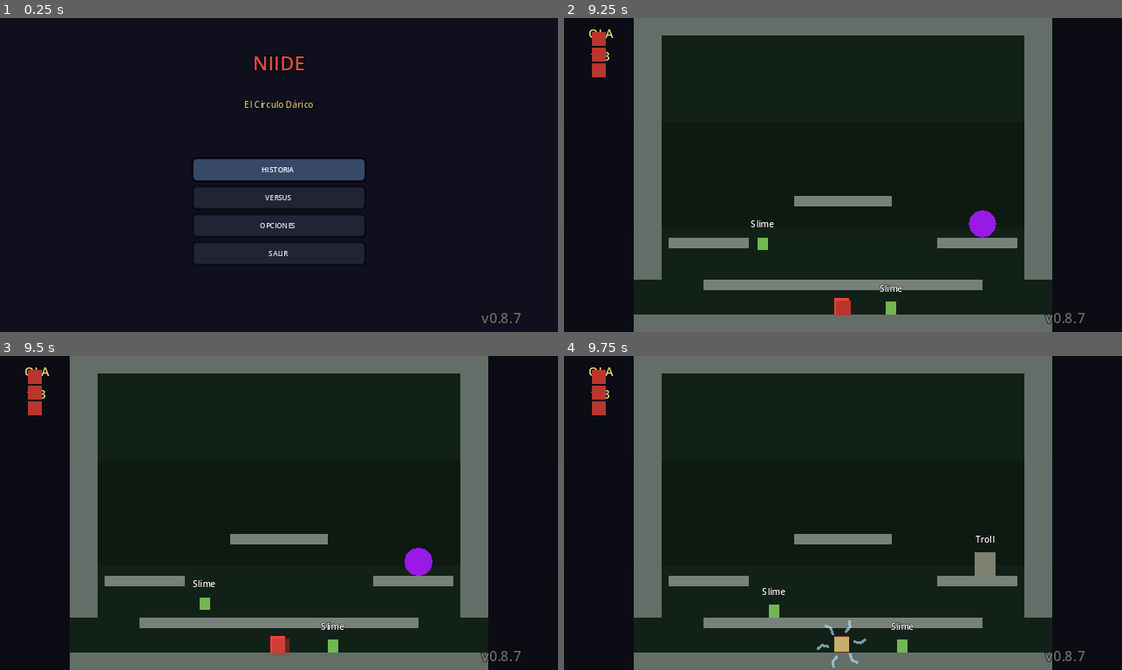
Above: before the commit, frames 1-4 (two rows, left to right).
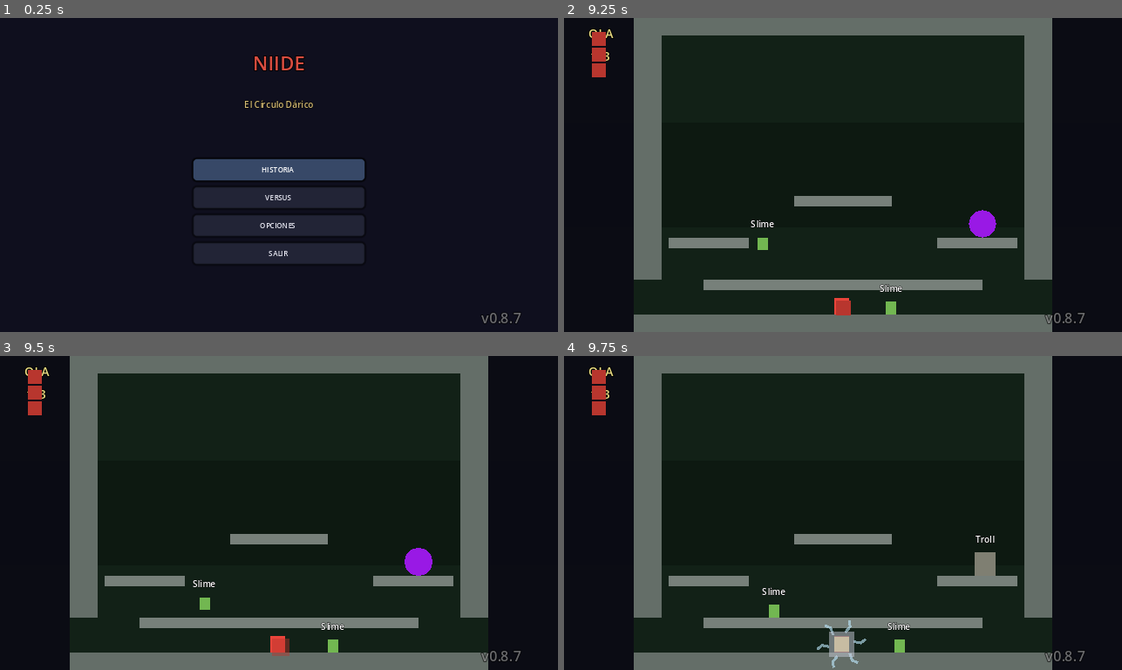
Above: after the commit, the same moments.

Repository: ArtvsMagnvs/MyTowerFall
Game: Godot game, scene res://scenes/ui/MainMenu.tscn
Same seed, same stepped clock (60 frames per second), same inputs: the game is played once before the commit and once after it.
Inputs (mouse positions are in pixels of both pictures, inside the frame that each line leads up to):
- Up to frame 1 (0.25 s): no input
- Up to frame 2 (9.25 s): click "HISTORIA" at 0.5 s; tap Enter at 1.25, 3.5, 3.6, 8.1 s; move the mouse to (965, 159) at 1.27 s; hold D (p1_right) 1.28-2.78 s; tap Shift (p1_dash) at 1.35, 5.85 s; click (965, 159) at 1.42 s; tap Space at 1.52, 2.27, 2.75, 3.77, 4.52, 5, 5.27, 6.77, 7.52, 8.27 s; move the mouse to (731, 190) at 2.02 s; tap Q at 2.1, 6.6 s; move the mouse to (898, 105) at 2.77 s; hold A (p1_left) 2.78-3.53 s; tap E at 2.85, 7.35 s; move the mouse to (815, 237) at 3.52 s; hold D (p1_right) 3.53-5.03 s; click (815, 237) at 3.67 s; move the mouse to (1010, 222) at 4.27 s; tap K at 4.35, 8.85 s; move the mouse to (675, 127) at 5.02 s; hold A (p1_left) 5.03-5.78 s; tap L at 5.1 s; move the mouse to (870, 175) at 5.77 s; hold D (p1_right) 5.78-6.53 s; click (870, 175) at 5.92 s; move the mouse to (759, 96) at 6.52 s; hold A (p1_left) 6.53-8.03 s; move the mouse to (965, 159) at 7.27 s; move the mouse to (731, 190) at 8.02 s; hold D (p1_right) from 8.03 s (still down); click (731, 190) at 8.17 s; move the mouse to (898, 105) at 8.77 s
- Up to frame 3 (9.5 s): keep holding D (p1_right)
- Up to frame 4 (9.75 s): keep holding D (p1_right); move the mouse to (815, 575) at 9.52 s; tap L at 9.6 s

Frames 1-3 are identical in both runs. In frame 4, 0.5% of the frame differs, in the area x 47-63%, y 84-96%.
Error before the commit: Invalid call. Nonexistent function 'respawn_with_visual_state' in base 'CharacterBody2D (WarriorPlayer)'. (res://scripts/ui/StoryMatch.gd:199)

Commit message:
v0.8.7.4.1: fix crash en respawn + split AMMO_INITIAL vs AMMO_START
Bug 1 (CRITICO): crash durante la nueva secuencia de respawn en StoryMatch.
Causa: StoryMatch llamaba a player.respawn_with_visual_state(target, corpse_node)
que NUNCA se implemento en PlayerBase (en VersusMatch se llamaba correctamente
a player.respawn(target)). El error 'Invalid call. Nonexistent function' dejaba
al jugador con is_dead=true para siempre y el sprite desaparecia por estar muerto.
Fix: StoryMatch ahora llama a player.respawn(target). _play_floating_vfx() ya
esta integrado en respawn(), asi que no se pierde el efecto flotando.

Bug 2 (MEDIO): al iniciar partida el jugador tenia 1 flecha (deberia ser 3).
Causa: AMMO_START=1 se usaba para dos contextos (spawn inicial y respawn por
muerte). Ademas _ready() forzaba ammo=AMMO_START.
Fix: split en PlayerBase.gd — AMMO_INITIAL=3 (spawn/inicio ronda), AMMO_START=1
(respawn por muerte). var ammo default AMMO_INITIAL. _ready() asigna AMMO_INITIAL.
respawn(at, ammo_override=AMMO_START). VersusMatch._start_round() pasa AMMO_INITIAL
explícitamente.

V087Test nuevo: 3/3 PASS (spawn inicial=3, respawn sin override=1, respawn con
override AMMO_INITIAL=3). Suite completa: 17/17 PASS.

Version 0.8.7.4 -> 0.8.7.4.1.

Diff:
--- a/project.godot
+++ b/project.godot
@@ -11,7 +11,7 @@
 run/main_scene="res://scenes/ui/MainMenu.tscn"
 config/features=PackedStringArray("4.3", "GL Compatibility")
 config/icon="res://icon.svg"
-config/version="0.8.7.4"
+config/version="0.8.7.4.1"
 
 [autoload]
 
--- a/scripts/characters/PlayerBase.gd
+++ b/scripts/characters/PlayerBase.gd
@@ -42,9 +42,12 @@
 var frozen := false
 
 # Munición universal de proyectiles
-var ammo: int = 1   # V0.8.7.4: default 3 → 1 (consistente con AMMO_START)
+# V0.8.7.4.1: split — AMMO_INITIAL = 3 al spawnear por primera vez (o al inicio de cada
+# ronda en Versus); AMMO_START = 1 al revivir tras morir+gema de vida.
 const AMMO_MAX := 5
-const AMMO_START := 1   # V0.8.7.4: 3 → 1 (al revivir se obtiene solo 1 flecha)
+const AMMO_INITIAL := 3   # al spawnear / al inicio de cada ronda
+const AMMO_START := 1     # al revivir tras muerte (gema de vida)
+var ammo: int = AMMO_INITIAL   # default = 3 al instanciar el personaje
 
 # Vidas (modo Versus) — V0.2 punto 11
 var lives := 4
@@ -95,7 +98,10 @@
 	add_to_group("debuggable")
 	body_size *= ENTITY_SCALE
 	stats = _load_stats()
-	ammo = AMMO_START
+	# V0.8.7.4.1: ammo inicial = AMMO_INITIAL (3) — el default de la var ya es 3, pero lo
+	# reaffirmamos aquí por claridad. Si el spawner quiere otro valor (ej. VersusMatch
+	# inicio de ronda), puede pasar override a respawn() o setear ammo directamente.
+	ammo = AMMO_INITIAL
 	collision_layer = L_PLAYER_BODY | L_STOMP_BODY   # stompable (V0.5.1)
 	# V0.8.2 B-1: el jugador colisiona con otros jugadores y con los monstruos SÓLIDOS
 	# (Slime/Troll/Murciélago). El Espectro no lleva L_MONSTER_SOLID → es atravesable.
@@ -717,12 +723,14 @@
 ## Reaparición con invulnerabilidad/parpadeo y onda expansiva (V0.2 punto 11).
 ## V0.8.7.4: aplica un efecto "flotando" durante la onda expansiva (sutil Y offset + brillo)
 ## como placeholder de la animación única que llegará con el pixel art.
-func respawn(at: Vector2) -> void:
+## V0.8.7.4.1: ammo_override opcional — al inicio de ronda/spawn inicial se pasa
+## AMMO_INITIAL (3); al revivir tras muerte se usa el default AMMO_START (1).
+func respawn(at: Vector2, ammo_override: int = AMMO_START) -> void:
 	global_position = at
 	is_dead = false
 	is_attacking = false
 	velocity = Vector2.ZERO
-	ammo = AMMO_START
+	ammo = ammo_override
 	state = State.IDLE
 	_last_wall_jumped = WallSide.NONE
 	_wall_hang_used = false
--- a/scripts/ui/StoryMatch.gd
+++ b/scripts/ui/StoryMatch.gd
@@ -194,9 +194,9 @@
 		ball.queue_free()
 		if is_instance_valid(aura): aura.queue_free()
 		_play_mini_charge(target)
-		# Paso 4: respawn del jugador en target. Pasa el corpse (si existe) a la onda
-		# para que PlayerBase pueda aplicar la animación "flotando mientras ocurre la onda".
-		player.respawn_with_visual_state(target, corpse_node if is_instance_valid(corpse_node) else null))
+		# V0.8.7.4 fix: respawn() estándar — _play_floating_vfx() ya está incluido.
+		if is_instance_valid(player):
+			player.respawn(target))
 
 ## V0.8.7.4: mini-carga con rayos eléctricos decorativos (0.5s) en `target`.
 ## Dos elementos visuales: anillo de rayos zigzagueantes que rota + pulso circular.
--- a/scripts/ui/VersusMatch.gd
+++ b/scripts/ui/VersusMatch.gd
@@ -42,8 +42,11 @@
 	var spawns := _level.player_spawns()
 	_p1.lives = PlayerBase.LIVES_MAX
 	_p2.lives = PlayerBase.LIVES_MAX
-	_p1.respawn(spawns[0])
-	_p2.respawn(spawns[1 % spawns.size()])
+	# V0.8.7.4.1: al inicio de cada ronda ambos jugadores arrancan con AMMO_INITIAL (3).
+	# Si mueren durante la ronda y se reviven con gema, obtienen solo AMMO_START (1)
+	# vía _respawn_player → player.respawn() sin override.
+	_p1.respawn(spawns[0], PlayerBase.AMMO_INITIAL)
+	_p2.respawn(spawns[1 % spawns.size()], PlayerBase.AMMO_INITIAL)
 	_hud.set_versus(GameManager.p1_wins, GameManager.p2_wins, GameManager.rounds_to_win)
 	_update_lives_hud()
 	_hud.show_banner("¡LISTOS!", 1.0)
--- /dev/null
+++ b/tests/V087Test.gd
@@ -0,0 +1,70 @@
+extends Node
+## V087Test — Verifica la separación AMMO_INITIAL (3 al spawnear) vs AMMO_START (1 al
+## revivir tras muerte+gema). Caso de regresión V0.8.7.4.1: ambos bugs surgieron al
+## confundir "inicio de partida" con "respawn tras muerte".
+
+var _lvl: LevelBase
+
+func _ready() -> void:
+	await _run()
+
+func _run() -> void:
+	_lvl = (load("res://scenes/levels/Level_01_Forest.tscn") as PackedScene).instantiate() as LevelBase
+	add_child(_lvl)
+	await get_tree().physics_frame
+
+	var ok_initial := await _initial_spawn_has_three_arrows()
+	var ok_respawn := await _respawn_after_death_gives_one_arrow()
+	var ok_explicit_initial := await _respawn_with_initial_ammo_override()
+
+	print("=== V087 TEST RESULT ===")
+	print("initial_spawn_has_three_arrows: ", "PASS" if ok_initial else "FAIL")
+	print("respawn_after_death_gives_one_arrow: ", "PASS" if ok_respawn else "FAIL")
+	print("respawn_with_initial_override_works: ", "PASS" if ok_explicit_initial else "FAIL")
+	print("=========================")
+	get_tree().quit(0 if (ok_initial and ok_respawn and ok_explicit_initial) else 1)
+
+## Al instanciar un PlayerBase sin llamar a respawn() (caso StoryMatch: el player se
+## coloca en posición manualmente), ammo debe ser AMMO_INITIAL = 3.
+func _initial_spawn_has_three_arrows() -> bool:
+	var pa := (load("res://scenes/characters/Archer.tscn") as PackedScene).instantiate() as PlayerBase
+	pa.player_id = 1
+	_lvl.add_child(pa)
+	await get_tree().physics_frame
+	pa.global_position = Vector2(100, 100)
+	await get_tree().physics_frame
+	var ok := pa.ammo == PlayerBase.AMMO_INITIAL and PlayerBase.AMMO_INITIAL == 3
+	if is_instance_valid(pa): pa.queue_free()
+	await get_tree().physics_frame
+	return ok
+
+## Llamar a respawn() sin override → debe poner ammo = AMMO_START = 1
+## (esto simula el caso "el jugador murió y la gema lo revive").
+func _respawn_after_death_gives_one_arrow() -> bool:
+	var pa := (load("res://scenes/characters/Archer.tscn") as PackedScene).instantiate() as PlayerBase
+	pa.player_id = 1
+	_lvl.add_child(pa)
+	await get_tree().physics_frame
+	# Gastamos toda la munición manualmente para asegurarnos de que respawn() la repone.
+	pa.ammo = 0
+	pa.respawn(Vector2(100, 100))   # sin override → AMMO_START = 1
+	await get_tree().physics_frame
+	var ok := pa.ammo == PlayerBase.AMMO_START and PlayerBase.AMMO_START == 1
+	if is_instance_valid(pa): pa.queue_free()
+	await get_tree().physics_frame
+	return ok
+
+## Llamar a respawn(at, AMMO_INITIAL) → debe poner ammo = 3 (caso VersusMatch al
+## inicio de cada ronda).
+func _respawn_with_initial_ammo_override() -> bool:
+	var pa := (load("res://scenes/characters/Archer.tscn") as PackedScene).instantiate() as PlayerBase
+	pa.player_id = 1
+	_lvl.add_child(pa)
+	await get_tree().physics_frame
+	pa.ammo = 0
+	pa.respawn(Vector2(100, 100), PlayerBase.AMMO_INITIAL)
+	await get_tree().physics_frame
+	var ok := pa.ammo == PlayerBase.AMMO_INITIAL and pa.ammo == 3
+	if is_instance_valid(pa): pa.queue_free()
+	await get_tree().physics_frame
+	return ok
--- /dev/null
+++ b/tests/V087Test.tscn
@@ -0,0 +1,6 @@
+[gd_scene load_steps=2 format=3]
+
+[ext_resource type="Script" path="res://tests/V087Test.gd" id="1"]
+
+[node name="V087Test" type="Node"]
+script = ExtResource("1")
Not shown, changed: CLAUDE.md
Not shown, changed: docs/BUGS.md
Not shown, changed: docs/CHANGELOG.md
